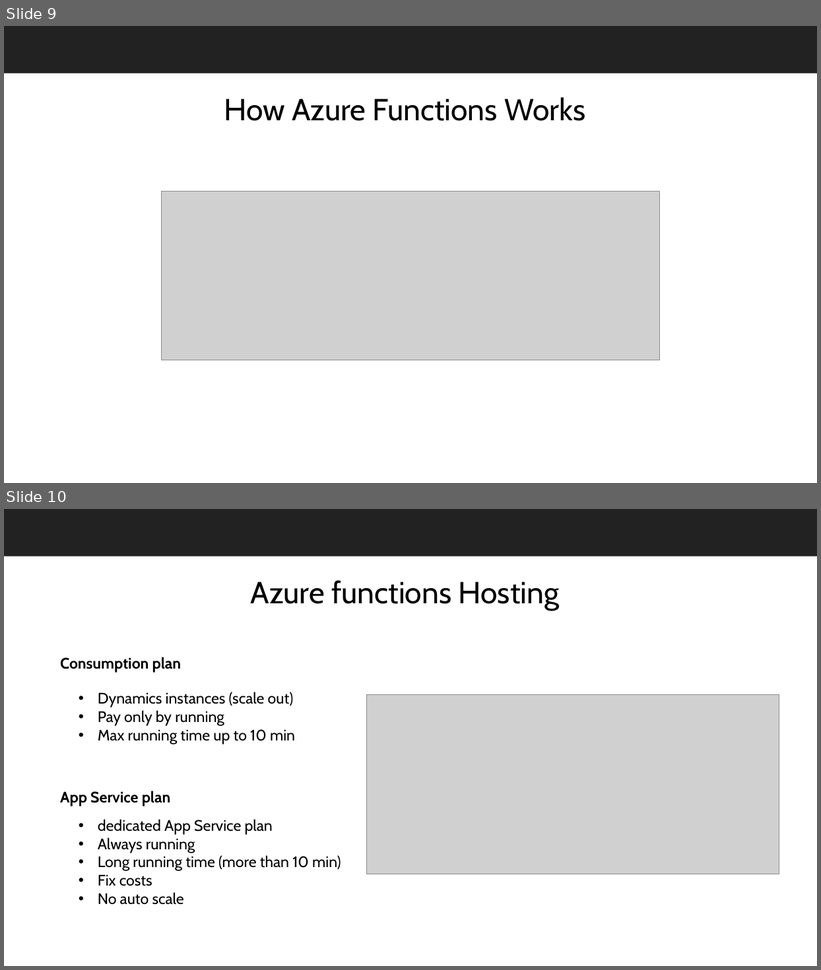
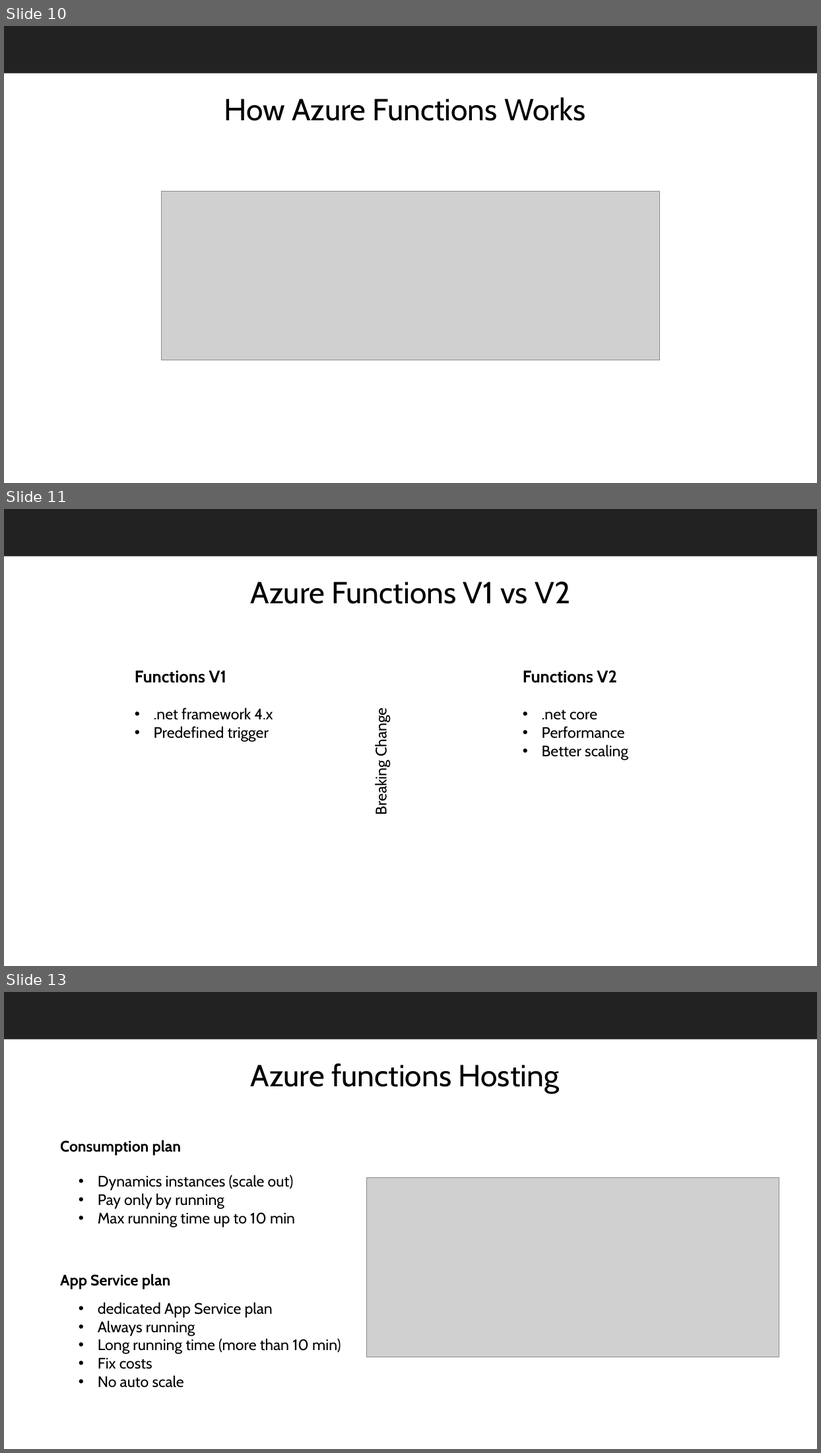
Before and after one commit to EhsanAminii/presentations, a slide deck: FunctionAppIntroduction.pptx. Shown one above the other, each under a label of ours: slides 9 and 10 before the commit, slides 10, 11 and 13 after it; the slides between them are not shown. The pictures are 821x970 and 821x1453 pixels, drawn with LibreOffice and Linux fonts; fonts in the diff are those of the drawing; grey boxes stand for pictures; background and template pictures are left out. Boxes give left, top, right and bottom in pixels: in the first picture for what was removed or moved away, otherwise in the second. Text is boxed around its words. In the diff, an @@ line names an element or a change of style, - is before the commit and + after.

```diff
--- a/FunctionAppIntroduction.pptx
+++ b/FunctionAppIntroduction.pptx
@@ slide 11 added at (4, 509, 817, 966), background #FFFFFF; not listed: 1 template element that a slide beside it also shows @@
@@ title added at (251, 582, 570, 604), 36 pt, text #000000 @@
+Azure Functions V1 vs V2
@@ text added at (523, 670, 628, 760), 18 pt, text #000000 @@
+Functions V2
+• .net core
+• Performance
+• Better scaling
@@ text added at (154, 708, 273, 742), 18 pt, text #000000 @@
+Functions V1
+• .net framework 4.x
+• Predefined trigger
@@ text added at (372, 712, 390, 814), 18 pt, text #000000 @@
+Breaking Change
@@ what was slide 9 is now slide 10 @@
@@ what was slide 10 is now slide 13 @@
```
Also in this commit, not shown: 3 slides changed, 6 other slides added, 2 slides removed.
